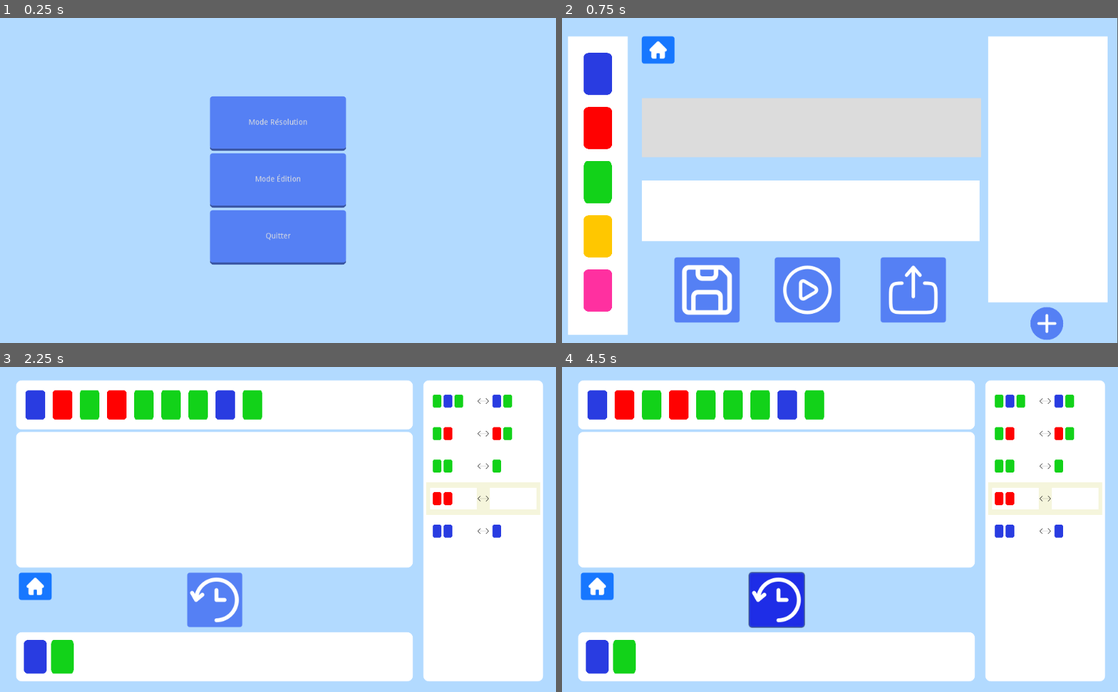
Above: before the commit, frames 1-4 (two rows, left to right).
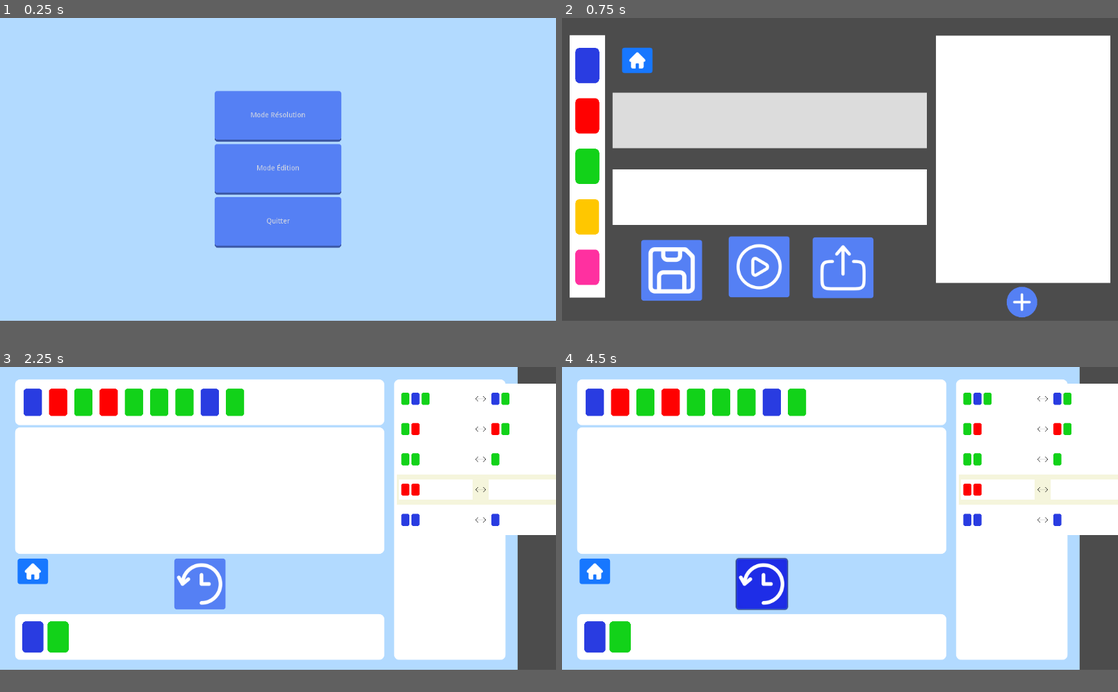
Above: after the commit, the same moments.

Repository: Pertatis/ProjetDomino
Game: Godot game, scene res://Scenes/Menus/MainMenu.tscn
Two runs of this game, one before a commit and one after it. Both use one fixed random seed, a clock stepped at 60 frames per second and the inputs below.
Inputs (mouse positions are in pixels of both pictures, inside the frame that each line leads up to; where the layout moved, square brackets give the same spot in the first picture):
- Up to frame 1 (0.25 s): no input
- Up to frame 2 (0.75 s): click "Mode Édition" at 0.5 s
- Up to frame 3 (2.25 s): click (77, 412) [94, 399] at 1.25 s; click "Mode Résolution" at 2 s
- Up to frame 4 (4.5 s): click (595, 588) at 2.75 s; click "Mode Résolution" at 3.5 s; click (762, 601) [778, 601] at 4.25 s
In our replay, the window is 800x468 before the commit and 800x436 after it. These sizes can differ from the game's own. Grey fills any space a smaller window leaves; there, only what the larger window draws over its background counts as a difference.

The runs differ from the first frame. In frame 1, 4.3% of the frame differs, in the area x 37-63%, y 22-76%; in frame 2, 57%, in the area x 0-100%, y 0-100%; in frame 3, 31%; in frame 4, 31%.

Commit message:
added space for rules

Diff:
--- a/Scenes/Domino/DominoPalette/DominoPaletteVert.tscn
+++ b/Scenes/Domino/DominoPalette/DominoPaletteVert.tscn
@@ -20,7 +20,8 @@
 [node name="Icon" type="Sprite" parent="."]
 modulate = Color( 0.0705882, 0.823529, 0.0980392, 1 )
 position = Vector2( -9.53674e-07, -2.38419e-07 )
-scale = Vector2( 0.102339, 0.227941 )
+rotation = -1.5708
+scale = Vector2( 0.151, 0.154 )
 texture = ExtResource( 1 )
 region_enabled = true
 region_rect = Rect2( -0.47, 85.637, 513.096, 340.697 )
--- a/Scenes/Edition.gd
+++ b/Scenes/Edition.gd
@@ -15,7 +15,7 @@
 # --------- Constants ---------
 const max_nb_domino = 13
 const max_nb_regles = 8
-const max_nb_domino_par_cote_regle = 4
+const max_nb_domino_par_cote_regle = 7
 const distance_domino = 47
 
 # --------- Variables ---------
@@ -189,6 +189,7 @@
 	var error = get_tree().change_scene("res://Scenes/Test.tscn")
 	if error != OK :
 			print("Failed to change scene", error)
+
 # --------- Signal handler save level ---------
 # sauvegarde dans save, test, et rajoute au niveaux créés
 func _on_BSauvegarder_pressed():
@@ -255,6 +256,7 @@
 				instance_regle.cote_droit.append(Global.get_color(instance.filename))
 
 			$"%PanelRegles".add_child(instance_regle)
+
 # --------- Signal handler delete domino ---------
 func supp_domino_handle(id, parent):
 	var child_to_remove = parent.get_child(id)
@@ -289,7 +291,6 @@
 	$"%PanelRegles".remove_child($"%PanelRegles".get_child(index))
 	for i in range(index, $"%PanelRegles".get_child_count()):
 		$"%PanelRegles".get_child(i).position.y -= 60
-
 
 # --------- Helper functions ---------
 func regle_activer_handle(index):
@@ -376,8 +377,6 @@
 		if not (child is Position2D):
 			$"%PanelRegles".remove_child(child)
 
-
-
 func _on_Menu_pressed():
 	var error = get_tree().change_scene("res://Scenes/Menus/MainMenu.tscn")
 	if error != OK :
--- a/Scenes/Edition.tscn
+++ b/Scenes/Edition.tscn
@@ -12,6 +12,8 @@
 [ext_resource path="res://Graphics/Televerser.svg" type="Texture" id=10]
 [ext_resource path="res://Graphics/Plus.svg" type="Texture" id=11]
 
+[sub_resource type="Theme" id=9]
+
 [sub_resource type="StyleBoxFlat" id=7]
 bg_color = Color( 0.117647, 0.176471, 0.905882, 1 )
 border_color = Color( 0.482353, 0.588235, 0.960784, 1 )
@@ -74,8 +76,9 @@
 }
 
 [node name="PanelCouleurFond" type="ColorRect" parent="."]
+visible = false
 margin_left = -1.0
-margin_right = 1023.0
+margin_right = 1099.0
 margin_bottom = 600.0
 rect_pivot_offset = Vector2( 465, 503 )
 mouse_filter = 2
@@ -90,10 +93,10 @@
 
 [node name="PanelObjectif" type="ColorRect" parent="PanelFond"]
 unique_name_in_owner = true
-margin_left = 50.0
+margin_left = 3.0
 margin_top = 185.0
-margin_right = 672.0
-margin_bottom = 297.0
+margin_right = 625.0
+margin_bottom = 295.0
 rect_pivot_offset = Vector2( 172, 41 )
 mouse_filter = 1
 
@@ -103,49 +106,50 @@
 
 [node name="PanelRegles" type="ColorRect" parent="PanelFond"]
 unique_name_in_owner = true
-margin_left = 688.0
-margin_top = -81.0
-margin_right = 908.0
+margin_left = 643.0
+margin_top = -80.0
+margin_right = 988.0
 margin_bottom = 410.0
 mouse_filter = 1
+theme = SubResource( 9 )
 
 [node name="ReglePoint" type="Position2D" parent="PanelFond/PanelRegles"]
 unique_name_in_owner = true
 position = Vector2( 5, 8 )
 
 [node name="PanelPalette" type="ColorRect" parent="PanelFond"]
-margin_left = -86.0
+margin_left = -82.0
 margin_top = -81.0
-margin_right = 24.0
-margin_bottom = 470.0
+margin_right = -12.0
+margin_bottom = 439.0
 mouse_filter = 2
 
 [node name="DominoPaletteBleu" parent="PanelFond/PanelPalette" instance=ExtResource( 5 )]
-position = Vector2( 55, 69 )
-scale = Vector2( 1, 1 )
+position = Vector2( 35, 60 )
+scale = Vector2( 0.9, 0.9 )
 
 [node name="DominoPaletteVert" parent="PanelFond/PanelPalette" instance=ExtResource( 1 )]
-position = Vector2( 55, 269 )
-scale = Vector2( 1, 1 )
+position = Vector2( 35, 260 )
+scale = Vector2( 0.9, 0.9 )
 
 [node name="DominoPaletteRouge" parent="PanelFond/PanelPalette" instance=ExtResource( 2 )]
-position = Vector2( 55, 169 )
-scale = Vector2( 1, 1 )
+position = Vector2( 35, 160 )
+scale = Vector2( 0.9, 0.9 )
 
 [node name="DominoPaletteRose" parent="PanelFond/PanelPalette" instance=ExtResource( 4 )]
-position = Vector2( 55, 469 )
-scale = Vector2( 1, 1 )
+position = Vector2( 35, 460 )
+scale = Vector2( 0.9, 0.9 )
 
 [node name="DominoPaletteJaune" parent="PanelFond/PanelPalette" instance=ExtResource( 3 )]
-position = Vector2( 55, 369 )
-scale = Vector2( 1, 1 )
+position = Vector2( 35, 360 )
+scale = Vector2( 0.9, 0.9 )
 
 [node name="PanelBase" type="ColorRect" parent="PanelFond"]
 unique_name_in_owner = true
-margin_left = 50.0
+margin_left = 3.0
 margin_top = 33.0
-margin_right = 675.0
-margin_bottom = 142.0
+margin_right = 625.0
+margin_bottom = 143.0
 rect_pivot_offset = Vector2( 172, 41 )
 mouse_filter = 1
 
@@ -154,10 +158,10 @@
 position = Vector2( 30, 55 )
 
 [node name="AjouterRegle" type="Button" parent="."]
-margin_left = 863.0
-margin_top = 534.0
-margin_right = 923.0
-margin_bottom = 594.0
+margin_left = 880.0
+margin_top = 533.0
+margin_right = 940.0
+margin_bottom = 593.0
 hint_tooltip = "Ajouter une règle"
 mouse_default_cursor_shape = 2
 custom_styles/hover = SubResource( 7 )
@@ -167,10 +171,10 @@
 icon_align = 1
 
 [node name="BSauvegarder" type="Button" parent="."]
-margin_left = 207.0
-margin_top = 442.0
-margin_right = 327.0
-margin_bottom = 562.0
+margin_left = 157.0
+margin_top = 440.0
+margin_right = 277.0
+margin_bottom = 560.0
 hint_tooltip = "Sauvegarder le niveau"
 mouse_default_cursor_shape = 2
 custom_styles/hover = SubResource( 3 )
@@ -180,10 +184,10 @@
 icon_align = 1
 
 [node name="BCharger" type="Button" parent="."]
-margin_left = 587.0
-margin_top = 442.0
-margin_right = 707.0
-margin_bottom = 562.0
+margin_left = 496.0
+margin_top = 435.0
+margin_right = 616.0
+margin_bottom = 555.0
 hint_tooltip = "Charger un niveau"
 mouse_default_cursor_shape = 2
 custom_styles/hover = SubResource( 3 )
@@ -193,10 +197,10 @@
 icon_align = 1
 
 [node name="BJouer" type="Button" parent="."]
-margin_left = 392.0
-margin_top = 442.0
-margin_right = 512.0
-margin_bottom = 562.0
+margin_left = 330.0
+margin_top = 433.0
+margin_right = 450.0
+margin_bottom = 553.0
 hint_tooltip = "Jouer le niveau"
 mouse_default_cursor_shape = 2
 custom_styles/hover = SubResource( 3 )
@@ -206,10 +210,10 @@
 icon_align = 1
 
 [node name="Menu" type="Button" parent="."]
-margin_left = 147.0
-margin_top = 34.0
-margin_right = 207.0
-margin_bottom = 84.0
+margin_left = 119.0
+margin_top = 59.0
+margin_right = 179.0
+margin_bottom = 109.0
 custom_styles/normal = SubResource( 8 )
 icon = ExtResource( 6 )
 icon_align = 1
--- a/Scenes/Menus/MainMenu.tscn
+++ b/Scenes/Menus/MainMenu.tscn
@@ -92,17 +92,19 @@
 [node name="Menu" type="Control"]
 anchor_right = 1.0
 anchor_bottom = 1.0
+margin_right = -180.0
+margin_bottom = -120.0
 script = ExtResource( 1 )
 
 [node name="ColorRect" type="ColorRect" parent="."]
-margin_right = 1024.0
+margin_right = 1100.0
 margin_bottom = 600.0
 color = Color( 0.698039, 0.854902, 1, 1 )
 
 [node name="Resolution" type="Button" parent="ColorRect"]
-margin_left = 387.0
+margin_left = 425.0
 margin_top = 145.0
-margin_right = 637.0
+margin_right = 675.0
 margin_bottom = 245.0
 mouse_default_cursor_shape = 2
 custom_styles/hover = SubResource( 1 )
@@ -112,9 +114,9 @@
 clip_text = true
 
 [node name="Edition" type="Button" parent="ColorRect"]
-margin_left = 387.0
+margin_left = 425.0
 margin_top = 250.0
-margin_right = 637.0
+margin_right = 675.0
 margin_bottom = 350.0
 mouse_default_cursor_shape = 2
 custom_styles/hover = SubResource( 7 )
@@ -123,9 +125,9 @@
 text = "Mode Édition"
 
 [node name="Quitter" type="Button" parent="ColorRect"]
-margin_left = 387.0
+margin_left = 425.0
 margin_top = 355.0
-margin_right = 637.0
+margin_right = 675.0
 margin_bottom = 455.0
 mouse_default_cursor_shape = 2
 custom_styles/hover = SubResource( 4 )
--- a/Scenes/Règle.tscn
+++ b/Scenes/Règle.tscn
@@ -4,7 +4,7 @@
 [ext_resource path="res://Scenes/Règle.gd" type="Script" id=2]
 
 [sub_resource type="RectangleShape2D" id=1]
-extents = Vector2( 105, 30 )
+extents = Vector2( 167.5, 30 )
 
 [sub_resource type="StyleBoxFlat" id=4]
 
@@ -12,31 +12,32 @@
 Panel/styles/panel = SubResource( 4 )
 
 [sub_resource type="RectangleShape2D" id=2]
-extents = Vector2( 21.5, 10 )
+extents = Vector2( 36.5, 10 )
 
 [sub_resource type="RectangleShape2D" id=3]
-extents = Vector2( 21.5, 10 )
+extents = Vector2( 37, 10 )
 
 [node name="Regle" type="Node2D"]
 script = ExtResource( 2 )
 
 [node name="ColorRect" type="ColorRect" parent="."]
 unique_name_in_owner = true
-margin_right = 210.0
+margin_right = 334.0
 margin_bottom = 60.0
 mouse_filter = 1
 
 [node name="AreaPrincipale" type="Area2D" parent="ColorRect"]
+visible = false
 
 [node name="CollisionShape2D" type="CollisionShape2D" parent="ColorRect/AreaPrincipale"]
-position = Vector2( 105, 30 )
+position = Vector2( 167.5, 30 )
 shape = SubResource( 1 )
 
 [node name="Gauche" type="ColorRect" parent="ColorRect"]
 unique_name_in_owner = true
-margin_left = 7.0
+margin_left = 4.0
 margin_top = 10.0
-margin_right = 50.0
+margin_right = 77.0
 margin_bottom = 30.0
 rect_scale = Vector2( 2, 2 )
 mouse_filter = 1
@@ -45,22 +46,22 @@
 [node name="AreaGauche" type="Area2D" parent="ColorRect/Gauche"]
 
 [node name="CollisionShape2D" type="CollisionShape2D" parent="ColorRect/Gauche/AreaGauche"]
-position = Vector2( 21.5, 10 )
+position = Vector2( 36.5, 10 )
 shape = SubResource( 2 )
 
 [node name="GauchePoint" type="Position2D" parent="ColorRect/Gauche"]
 position = Vector2( 6.5, 10 )
 
 [node name="Flèche" type="Sprite" parent="ColorRect"]
-position = Vector2( 105, 30 )
+position = Vector2( 166, 30 )
 scale = Vector2( 0.08, 0.08 )
 texture = ExtResource( 1 )
 
 [node name="Droite" type="ColorRect" parent="ColorRect"]
 unique_name_in_owner = true
-margin_left = 117.0
+margin_left = 182.0
 margin_top = 10.0
-margin_right = 160.0
+margin_right = 256.0
 margin_bottom = 30.0
 rect_scale = Vector2( 2, 2 )
 mouse_filter = 1
@@ -68,16 +69,17 @@
 [node name="AreaDroite" type="Area2D" parent="ColorRect/Droite"]
 
 [node name="CollisionShape2D" type="CollisionShape2D" parent="ColorRect/Droite/AreaDroite"]
-position = Vector2( 21.5, 10 )
+position = Vector2( 37, 10 )
 shape = SubResource( 3 )
 
 [node name="DroitePoint" type="Position2D" parent="ColorRect/Droite"]
 position = Vector2( 6.5, 10 )
 
 [node name="SupprimerRegle" type="Button" parent="."]
-margin_left = 98.0
-margin_right = 113.0
-margin_bottom = 60.0
+margin_left = 156.0
+margin_top = 1.0
+margin_right = 176.0
+margin_bottom = 61.0
 rect_scale = Vector2( 1.02006, 0.974467 )
 focus_mode = 0
 button_mask = 2
--- a/project.godot
+++ b/project.godot
@@ -21,6 +21,7 @@
 
 [display]
 
+window/size/width=1100
 window/size/resizable=false
 
 [editor]
Not shown: 1 places in Scenes/Edition.tscn that only renumber resources
